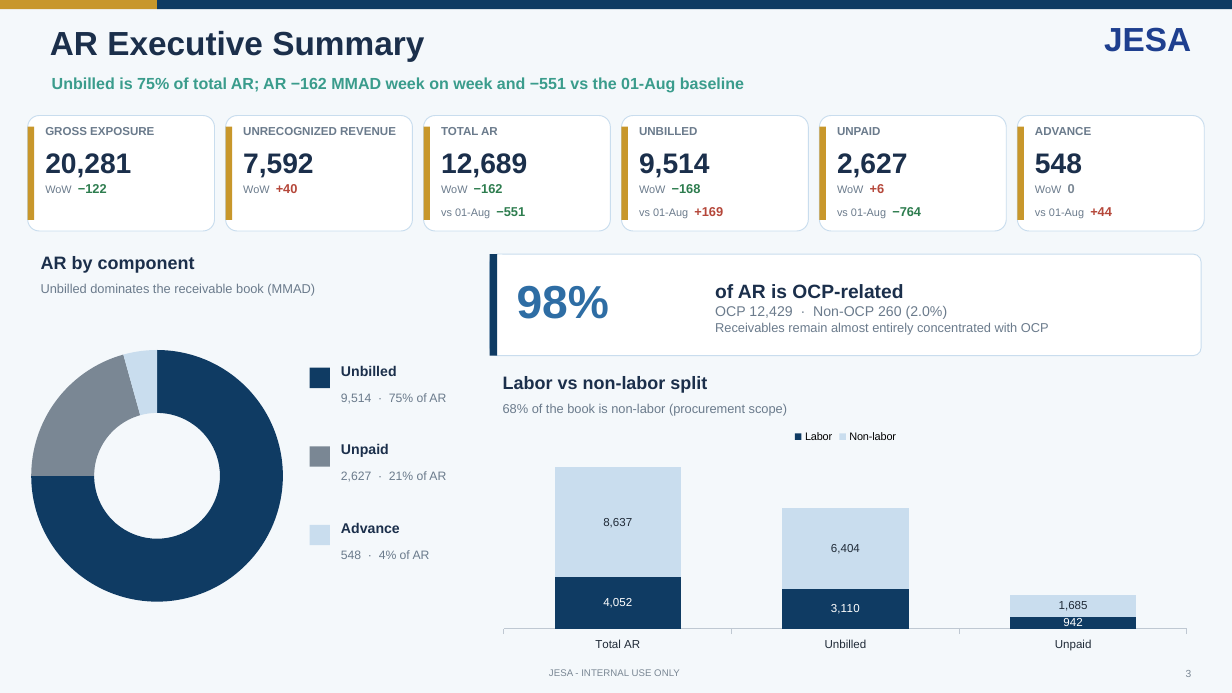
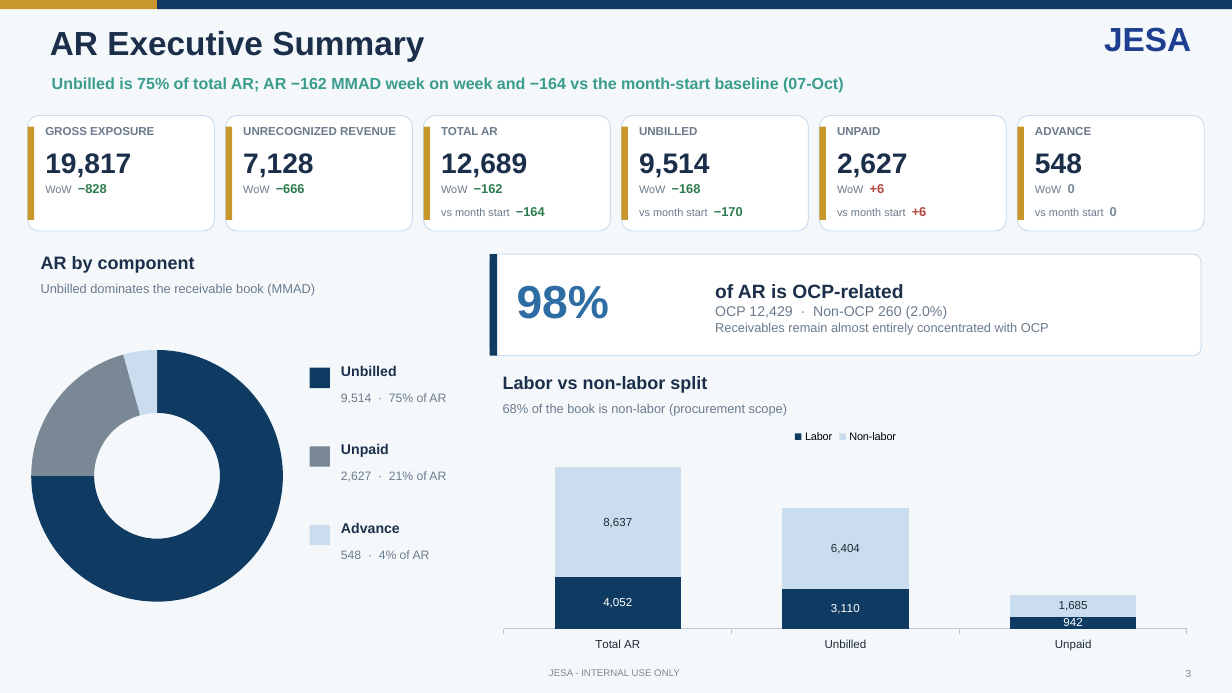
Before and after one commit to cherkaouihassan-art/Skills-Repo, a slide deck: slide 3 of weekly-ar-cash-deck/output/JESA_AR_Cash_Position_2026-10-21.pptx. Drawn at 1232x693 pixels with LibreOffice and Linux fonts; fonts in the diff are those of the drawing. Boxes give left, top, right and bottom in pixels: in the first picture for what was removed or moved away, otherwise in the second. Text is boxed around its words. In the diff, an @@ line names an element or a change of style, - is before the commit and + after.

```diff
--- a/weekly-ar-cash-deck/output/JESA_AR_Cash_Position_2026-10-21.pptx
+++ b/weekly-ar-cash-deck/output/JESA_AR_Cash_Position_2026-10-21.pptx
@@ text at (x1=52, y1=77, x2=844, y2=93): text changed @@
-Unbilled is 75% of total AR; AR −162 MMAD week on week and −551 vs the 01-Aug baseline
+Unbilled is 75% of total AR; AR −162 MMAD week on week and −164 vs the month-start baseline (07-Oct)
@@ text at (x1=45, y1=153, x2=131, y2=178): text changed @@
-20,281
+19,817
@@ text at (x1=243, y1=153, x2=313, y2=178): text changed @@
-7,592
+7,128
@@ text at (x1=45, y1=184, x2=107, y2=193): text changed @@
-WoW −122
+WoW −828
@@ text at (x1=243, y1=184, x2=305, y2=193): text changed; size 8.5 to 10 pt; text colour #6B7B8C to #2E7D4F; bold on @@
-WoW +40
+WoW −666
@@ text at (x1=441, y1=207, x2=545, y2=216): text changed @@
-vs 01-Aug −551
+vs month start −164
@@ text at (x1=639, y1=207, x2=743, y2=216): text changed @@
-vs 01-Aug +169
+vs month start −170
@@ text at (x1=837, y1=207, x2=927, y2=216): text changed @@
-vs 01-Aug −764
+vs month start +6
@@ text at (x1=1035, y1=207, x2=1117, y2=216): text changed @@
-vs 01-Aug +44
+vs month start 0
```
Also in this commit, not shown: 7 other slides changed, 5 other files.
